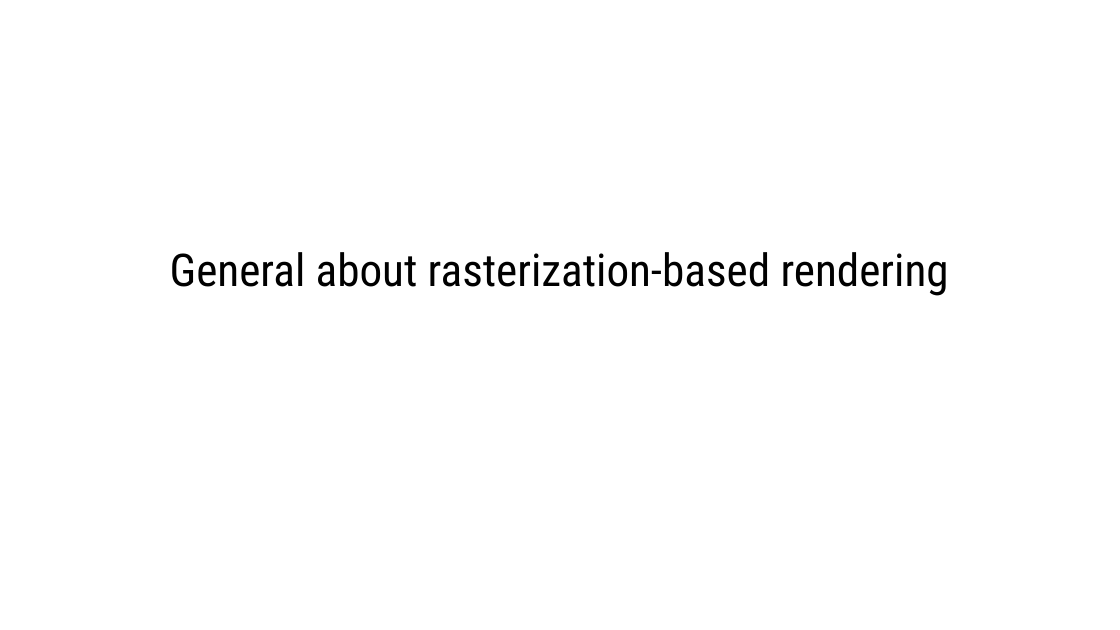
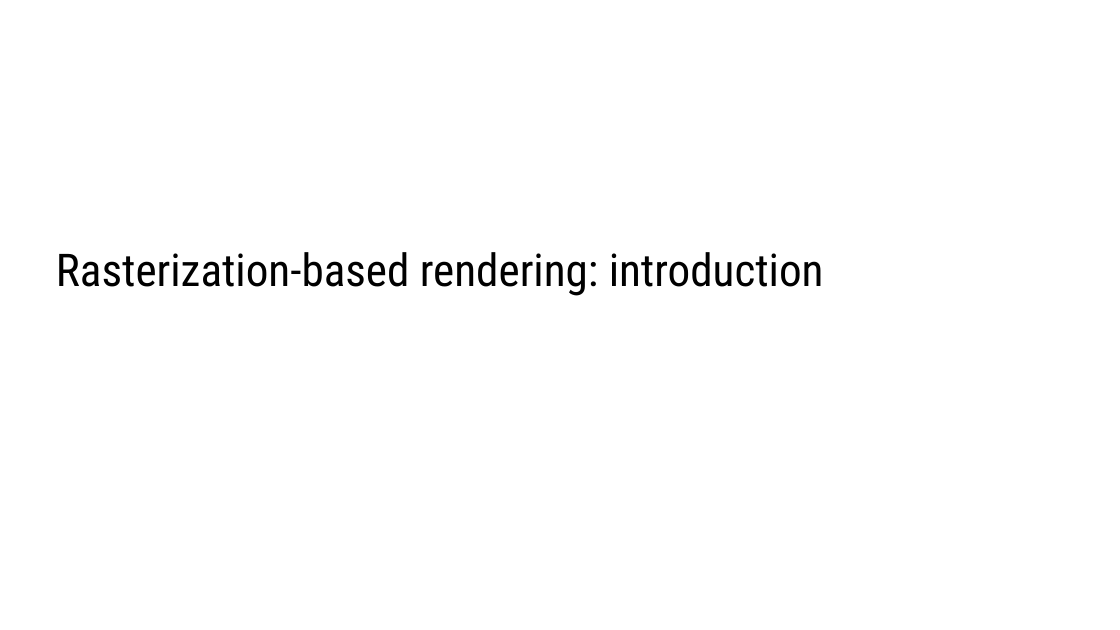
Before and after one commit to lorentzo/IntroductionToComputerGraphics, a slide deck: slide 2 of lectures/4_foundations_rendering/4_3_rasterization.odp. Drawn at 1120x630 pixels with LibreOffice and Linux fonts; fonts in the diff are those of the drawing. Boxes give left, top, right and bottom in pixels: in the first picture for what was removed or moved away, otherwise in the second. Text is boxed around its words. In the diff, an @@ line names an element or a change of style, - is before the commit and + after.

```diff
--- a/lectures/4_foundations_rendering/4_3_rasterization.odp
+++ b/lectures/4_foundations_rendering/4_3_rasterization.odp
@@ subtitle at (56, 252, 824, 296): text changed @@
-General about rasterization-based rendering
+Rasterization-based rendering: introduction
```
Also in this commit, not shown: 3 slides added, 1 slide removed, 6 other files.
